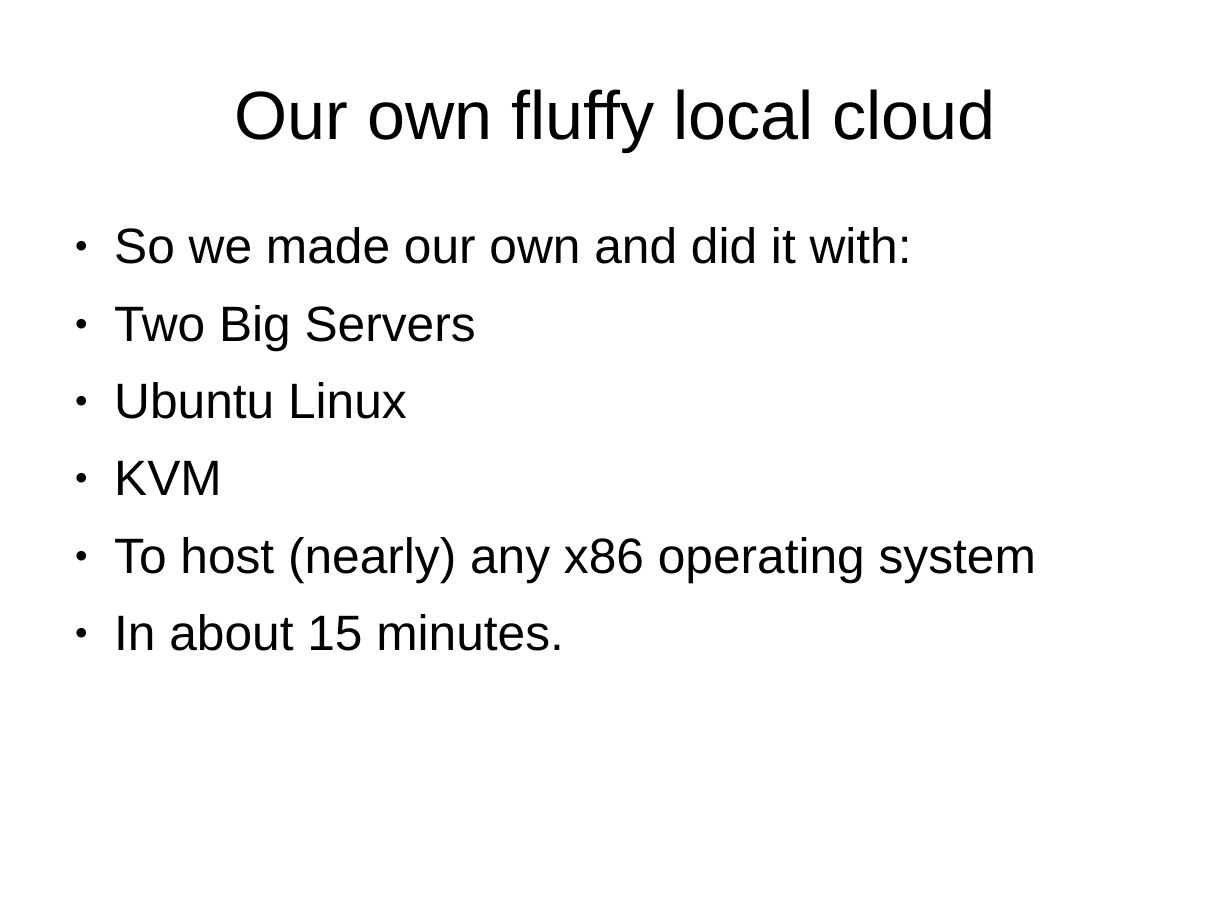
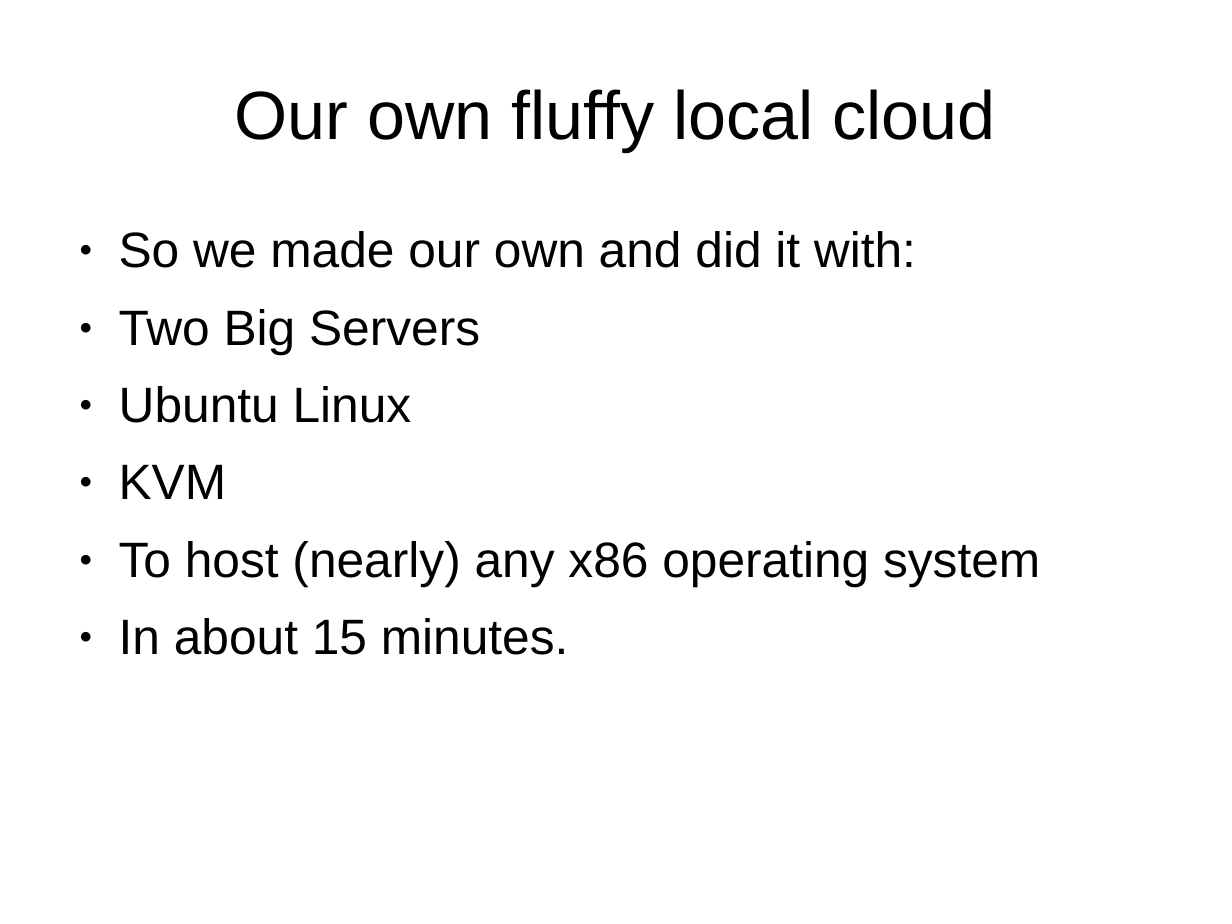
Before and after one commit to ruebot/SuperConference-2011---Cloud-computing, a slide deck: slide 19 of sc-2011-local-clouds.ppt. Drawn at 1232x924 pixels with LibreOffice and Linux fonts; fonts in the diff are those of the drawing; background and template pictures are left out. Boxes give left, top, right and bottom in pixels: in the first picture for what was removed or moved away, otherwise in the second. Text is boxed around its words. In the diff, an @@ line names an element or a change of style, - is before the commit and + after.

```diff
--- a/sc-2011-local-clouds.ppt
+++ b/sc-2011-local-clouds.ppt
@@ text "So we made our own ..." moved from (x1=114, y1=227, x2=1036, y2=651) to (x1=119, y1=231, x2=1040, y2=655) @@
```
Also in this commit, not shown: 1 other slide changed.
